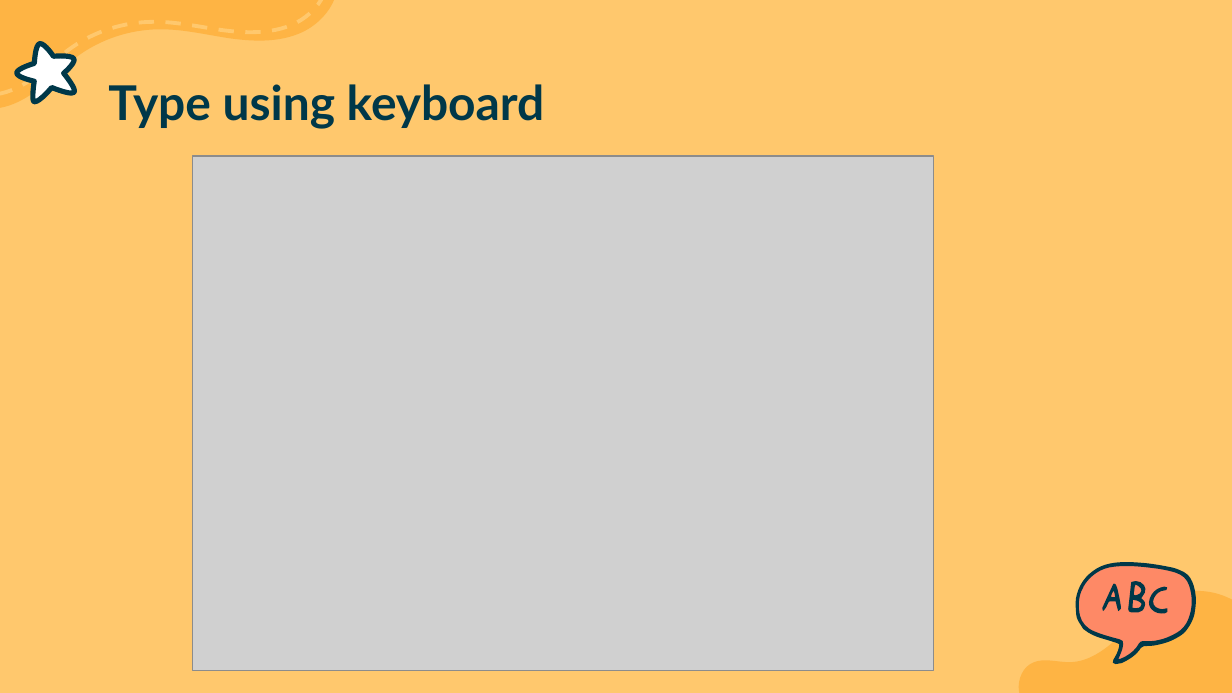
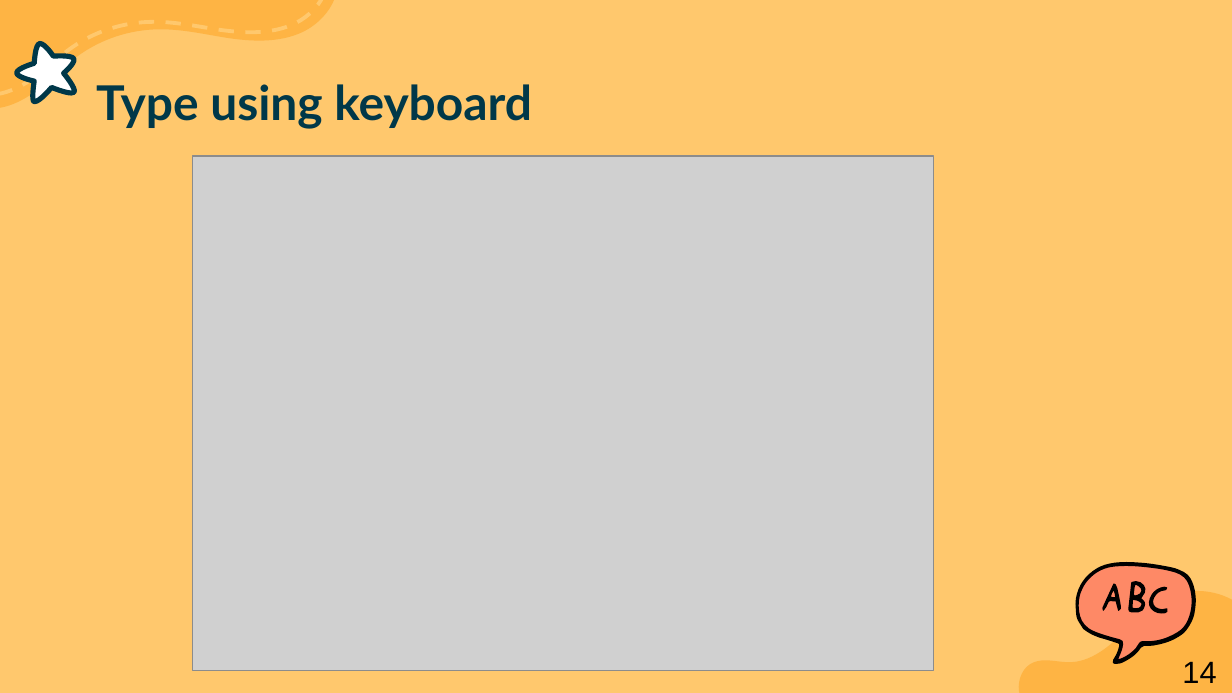
Before and after one commit to gr007-40/Teddit, a slide deck: slide 14 of Final-Project-Presentation.pptx. Drawn at 1232x693 pixels with LibreOffice and Linux fonts; fonts in the diff are those of the drawing; grey boxes stand for pictures. Boxes give left, top, right and bottom in pixels: in the first picture for what was removed or moved away, otherwise in the second. Text is boxed around its words. In the diff, an @@ line names an element or a change of style, - is before the commit and + after.

```diff
--- a/Final-Project-Presentation.pptx
+++ b/Final-Project-Presentation.pptx
@@ title "Type using keyboard": place and size @@
-title "Type using keyboard" at bbox=[108, 84, 545, 129]
+title "Type using keyboard" at bbox=[96, 84, 532, 129]
@@ outline redrawn in 5 elements at bbox=[0, 0, 334, 107], bbox=[1132, 599, 1143, 610], bbox=[1132, 584, 1142, 598], bbox=[1110, 589, 1116, 599], bbox=[1076, 564, 1194, 659] @@
@@ fill #003849 to #000000; outline redrawn in 4 elements at bbox=[1076, 562, 1196, 664], bbox=[1129, 582, 1146, 614], bbox=[1103, 584, 1122, 611], bbox=[1148, 586, 1168, 614] @@
@@ text added at bbox=[1182, 661, 1216, 683], 18 pt, text #000000 @@
+14
```
Also in this commit, not shown: 21 other slides changed.
